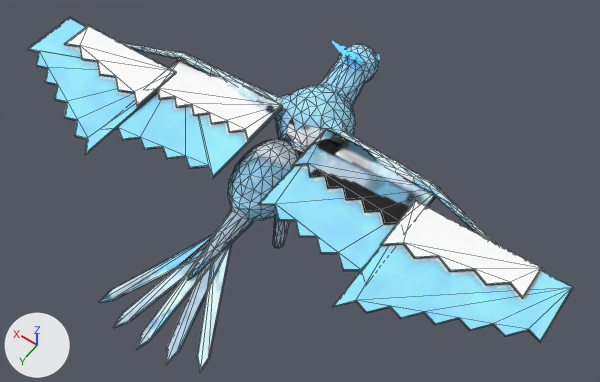
The glTF model assets/3d/monstres/phoenix.glb as it was, and as the next commit left it.
Camera for both pictures: a 50 mm lens placed at (-0.707, 0.973, 1.696), pointed at (-0.07, 0.081, 0.295). Arrows for +X, +Y and +Z are at lower left; the lights stay in place. The older version comes first. Mesh edges are drawn as thin lines on the coarser meshes. Vertices at exactly the same position are counted once.

Objects in the first picture: 'phenix_peau' and 1 more.
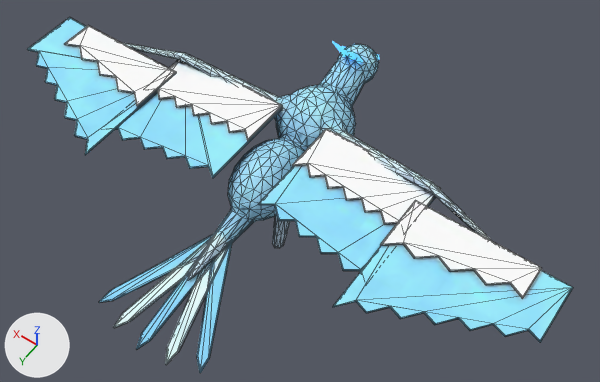
Where the change shows, as pixel boxes [x1, y1, x2, y2] in the pictures (600 x 382 px; the box of a moved part takes in the faces that stretch with it):
part 1 of me_phenix_peau, moved or reshaped: [276, 58, 356, 138] in both
part 2 of me_phenix_peau, surface changed: [27, 43, 542, 373] in both

The change, as a list of edits to the scene's bpy script:
```text
Change me_phenix_peau:
    where me_phenix_peau.from_pydata(...)  # 1654 vertices, 3242 faces; spans x -0.648..0.648, y -0.328..0.537, z 0.142..0.419
    used by ob_phenix_peau; location = (0.0, 0.0, 0.0)
    me_phenix_peau part 1
    12 vertices are removed from x -0.015..0.048, y -0.22..-0.001, z 0.317..0.411
    54 faces are deleted
    2 vertices move from x -0.008..-0.007, y -0.194..-0.167, z 0.304..0.411 to x -0.011..-0.009, y -0.197..-0.169, z 0.306..0.411
    12 vertices are added at x -0.015..0.053, y -0.22..0.0, z 0.316..0.412
    54 new faces join them
    me_phenix_peau part 2: 1874 kept faces spanning x -0.648..0.648, y -0.328..0.537, z 0.142..0.407 get new texture (UV) coordinates
```
